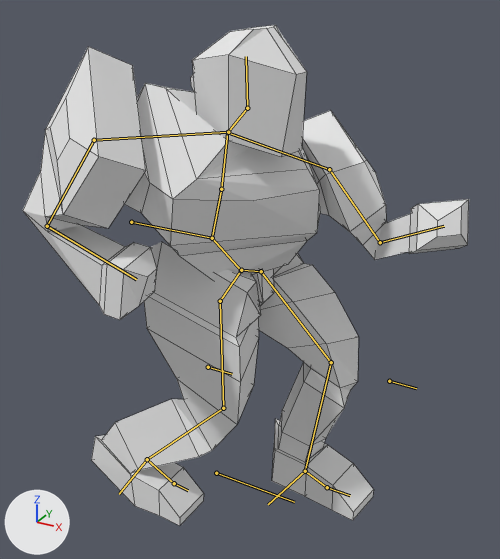
An edit to the Blender file Assets/Models/PlayerCharacter/PlayerCharacter.blend, drawn before and after from the same camera.
The view is the same before and after, from a camera (50 mm lens) standing at (3.86, -6.61, 6.47) and looking at (0.39, -0.31, 3.32). Arrows for +X, +Y and +Z are at lower left; the lights stay in place. Both versions are drawn at frame 21 of the action 'Idle'; the numbers are the values there. The bones that bend it are drawn over the model as lines. Mesh edges are drawn as thin lines.

Names of what the first picture shows: 'PlayerCharacter'.
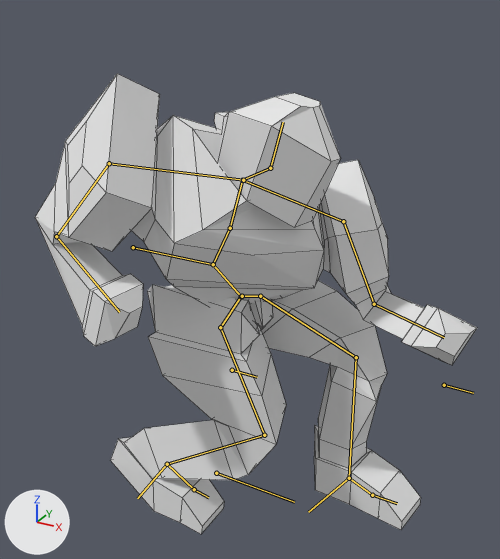
Scene script edits in JSON lines:
```json
{"block": "bone_leg_ik_r", "where": "bone_leg_ik_r = bpy.data.objects['Armature'].pose.bones['Leg.ik.r']"}
{"op": "set", "path": "bone_leg_ik_r.location", "old": "(-1.0, 0.48, 0.0)", "new": "(-0.76, 0.25, 0.0)"}
{"block": "bone_leg_ik_l", "where": "bone_leg_ik_l = bpy.data.objects['Armature'].pose.bones['Leg.ik.l']"}
{"op": "set", "path": "bone_leg_ik_l.location", "old": "(0.69, -0.47, 0.0)", "new": "(1.14, -0.95, 0.0)"}
{"block": "bone_root", "where": "bone_root = bpy.data.objects['Armature'].pose.bones['Root']  # child of 'Master'"}
{"op": "set", "path": "bone_root.location", "old": "(0.0, 0.0, -0.45)", "new": "(0.0, 0.0, -0.79)"}
{"block": "bone_stomach", "where": "bone_stomach = bpy.data.objects['Armature'].pose.bones['Stomach']  # child of 'Root'"}
{"op": "set", "path": "bone_stomach.rotation_quaternion", "old": "(0.938, 0.094, -0.306, -0.131)", "new": "(0.894, 0.079, -0.368, -0.244)", "note": "degrees (18, -33, -21) -> degrees (24, -38, -39)"}
{"block": "bone_chest", "where": "bone_chest = bpy.data.objects['Armature'].pose.bones['Chest']  # child of 'Stomach'"}
{"op": "set", "path": "bone_chest.rotation_quaternion", "old": "(1.0, 0.0, 0.0, 0.0)", "new": "(0.999, 0.025, 0.009, 0.027)", "note": "degrees (0, 0, 0) -> degrees (3, 1, 3)"}
{"block": "bone_neck", "where": "bone_neck = bpy.data.objects['Armature'].pose.bones['Neck']  # child of 'Chest'"}
{"op": "set", "path": "bone_neck.rotation_quaternion", "old": "(0.975, -0.133, 0.14, 0.114)", "new": "(0.959, -0.228, 0.154, 0.063)", "note": "degrees (-14, 18, 11) -> degrees (-26, 19, 3)"}
{"block": "bone_collarbone_l", "where": "bone_collarbone_l = bpy.data.objects['Armature'].pose.bones['Collarbone.l']  # child of 'Chest'"}
{"op": "set", "path": "bone_collarbone_l.rotation_quaternion", "old": "(0.996, -0.055, 0.064, 0.006)", "new": "(0.998, -0.041, 0.048, 0.005)", "note": "degrees (-6, 7, 0) -> degrees (-5, 6, 0)"}
{"block": "bone_upperarm_l", "where": "bone_upperarm_l = bpy.data.objects['Armature'].pose.bones['UpperArm.l']  # child of 'Collarbone.l'"}
{"op": "set", "path": "bone_upperarm_l.rotation_quaternion", "old": "(0.867, 0.291, 0.024, -0.404)", "new": "(0.893, 0.247, 0.03, -0.375)", "note": "degrees (30, 16, -46) -> degrees (26, 14, -42)"}
{"block": "bone_lowerarm_l", "where": "bone_lowerarm_l = bpy.data.objects['Armature'].pose.bones['LowerArm.l']  # child of 'UpperArm.l'"}
{"op": "set", "path": "bone_lowerarm_l.rotation_quaternion", "old": "(0.747, 0.345, 0.243, -0.514)", "new": "(0.842, 0.251, 0.122, -0.461)", "note": "degrees (22, 46, -60) -> degrees (20, 26, -53)"}
{"block": "bone_collarbone_r", "where": "bone_collarbone_r = bpy.data.objects['Armature'].pose.bones['Collarbone.r']  # child of 'Chest'"}
{"op": "set", "path": "bone_collarbone_r.rotation_quaternion", "old": "(0.968, -0.162, -0.191, 0.015)", "new": "(0.952, -0.197, -0.232, 0.019)", "note": "degrees (-20, -21, 6) -> degrees (-25, -26, 8)"}
{"block": "bone_upperarm_r", "where": "bone_upperarm_r = bpy.data.objects['Armature'].pose.bones['UpperArm.r']  # child of 'Collarbone.r'"}
{"op": "set", "path": "bone_upperarm_r.rotation_quaternion", "old": "(0.971, -0.118, -0.003, -0.21)", "new": "(0.964, -0.07, -0.012, -0.256)", "note": "degrees (-13, -3, -24) -> degrees (-7, -3, -30)"}
{"block": "bone_lowerarm_r", "where": "bone_lowerarm_r = bpy.data.objects['Armature'].pose.bones['LowerArm.r']  # child of 'UpperArm.r'"}
{"op": "set", "path": "bone_lowerarm_r.rotation_quaternion", "old": "(0.7, 0.393, -0.069, -0.593)", "new": "(0.73, 0.322, -0.008, -0.602)", "note": "degrees (43, 22, -72) -> degrees (31, 22, -73)"}
{"block": "bone_foot_r", "where": "bone_foot_r = bpy.data.objects['Armature'].pose.bones['Foot.r']  # child of 'LowerLeg.r'"}
{"op": "set", "path": "bone_foot_r.rotation_quaternion", "old": "(0.909, 0.403, 0.025, -0.108)", "new": "(0.879, 0.457, 0.016, -0.133)", "note": "degrees (47, 8, -10) -> degrees (54, 9, -13)"}
{"block": "bone_foot_l", "where": "bone_foot_l = bpy.data.objects['Armature'].pose.bones['Foot.l']  # child of 'LowerLeg.l'"}
{"op": "set", "path": "bone_foot_l.rotation_quaternion", "old": "(0.997, 0.073, -0.002, -0.011)", "new": "(1.0, -0.019, -0.001, 0.004)", "note": "degrees (8, 0, -1) -> degrees (-2, 0, 0)"}
```

Location of each change, [x1, y1, x2, y2] in pixels of the pictures (500 x 559 px):
```json
{"object": "PlayerCharacter", "change": "posed", "before": [23, 25, 469, 526], "after": [35, 74, 477, 534], "on screen": "8% shorter"}
{"bone": "Leg.ik.r", "before": "(147, 459) to (119, 494)", "after": "(167, 464) to (137, 498)"}
{"bone": "Leg.ik.l", "before": "(305, 471) to (268, 504)", "after": "(349, 478) to (308, 512)"}
{"bone": "Root", "before": "(131, 222) to (212, 238)", "after": "(133, 247) to (213, 264)"}
{"bone": "Stomach", "before": "(212, 238) to (221, 189)", "after": "(213, 264) to (230, 228)"}
{"bone": "Chest", "before": "(221, 189) to (227, 132)", "after": "(230, 228) to (242, 180)"}
{"bone": "Neck", "before": "(227, 132) to (247, 108)", "after": "(242, 180) to (270, 168)"}
{"bone": "Collarbone.l", "before": "(227, 132) to (329, 169)", "after": "(242, 180) to (343, 221)"}
{"bone": "UpperArm.l", "before": "(329, 169) to (380, 242)", "after": "(343, 221) to (374, 304)"}
{"bone": "LowerArm.l", "before": "(380, 242) to (444, 226)", "after": "(374, 304) to (444, 337)"}
{"bone": "Collarbone.r", "before": "(228, 132) to (94, 140)", "after": "(243, 180) to (109, 163)"}
{"bone": "UpperArm.r", "before": "(94, 140) to (47, 226)", "after": "(109, 163) to (56, 236)"}
{"bone": "LowerArm.r", "before": "(47, 226) to (136, 279)", "after": "(56, 236) to (119, 312)"}
{"bone": "Foot.r", "before": "(147, 459) to (174, 483)", "after": "(167, 464) to (194, 489)"}
{"bone": "Foot.l", "before": "(305, 471) to (327, 487)", "after": "(349, 478) to (372, 495)"}
```
